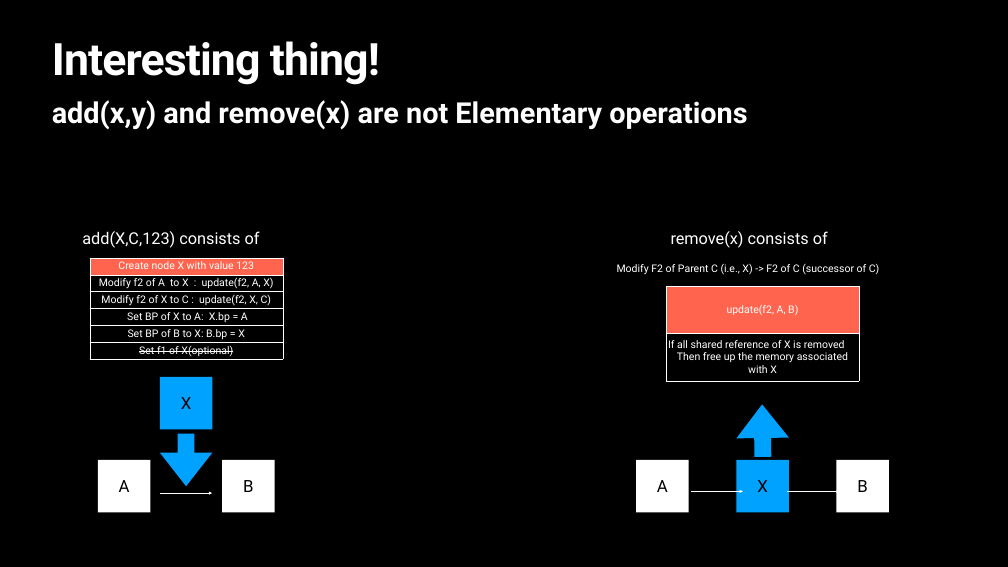
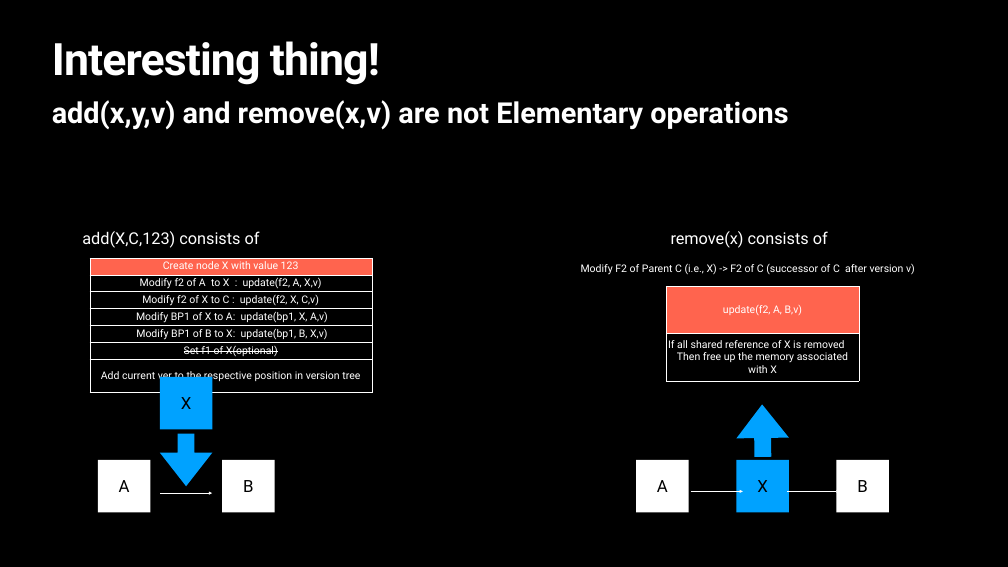
Before and after one commit to SirArthur7/PersistantDataStructure, a slide deck: slide 3 of Our_Presentation_slides/fullPersistentLL_pointerM.pptx (slide 14 before the commit). Drawn at 1008x567 pixels with LibreOffice and Linux fonts; fonts in the diff are those of the drawing. Boxes give left, top, right and bottom in pixels: in the first picture for what was removed or moved away, otherwise in the second. Text is boxed around its words. In the diff, an @@ line names an element or a change of style, - is before the commit and + after.

```diff
--- a/Our_Presentation_slides/fullPersistentLL_pointerM.pptx
+++ b/Our_Presentation_slides/fullPersistentLL_pointerM.pptx
@@ text at <box>52,100,788,130</box>: text changed @@
-add(x,y) and remove(x) are not Elementary operations
+add(x,y,v) and remove(x,v) are not Elementary operations
@@ table at <box>90,258,372,386</box> @@
-row 2, column 1: Modify f2 of A to X : update(f2, A, X)
+row 2, column 1: Modify f2 of A to X : update(f2, A, X,v)
-row 3, column 1: Modify f2 of X to C : update(f2, X, C)
+row 3, column 1: Modify f2 of X to C : update(f2, X, C,v)
-row 4, column 1: Set BP of X to A: X.bp = A
+row 4, column 1: Modify BP1 of X to A: update(bp1, X, A,v)
-row 5, column 1: Set BP of B to X: B.bp = X
+row 5, column 1: Modify BP1 of B to X: update(bp1, B, X,v)
+row 7: Add current ver to the respective position in version tree
@@ table: place and size @@
-table at <box>90,258,283,360</box>
+table at <box>90,258,372,386</box>
@@ text at <box>581,264,915,275</box>: text changed @@
-Modify F2 of Parent C (i.e., X) -> F2 of C (successor of C)
+Modify F2 of Parent C (i.e., X) -> F2 of C (successor of C after version v)
@@ table at <box>666,286,859,381</box> @@
-row 1, column 1: update(f2, A, B)
+row 1, column 1: update(f2, A, B,v)
```
Also in this commit, not shown: 17 other slides changed, 60 slides added, 43 slides removed, 9 other files.
